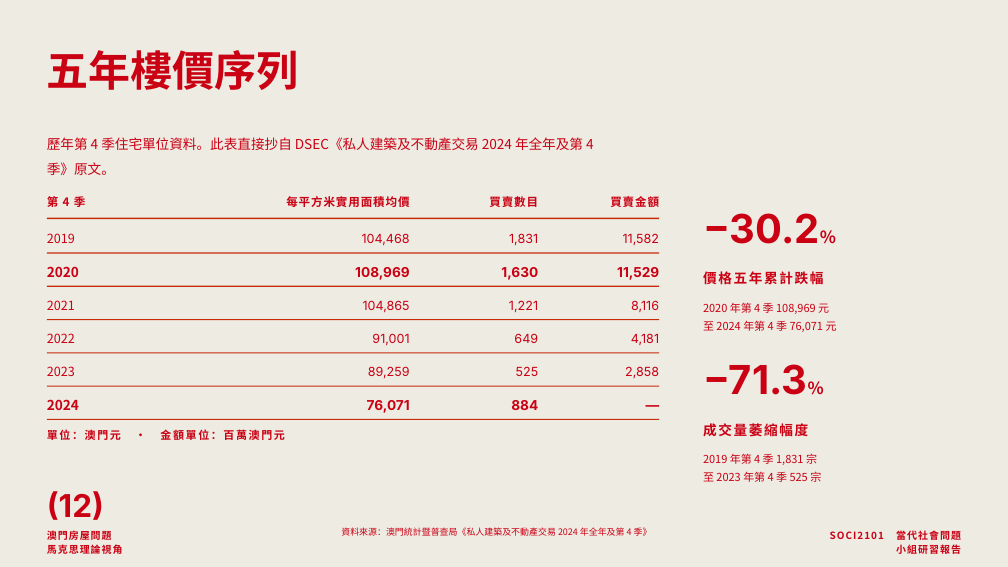
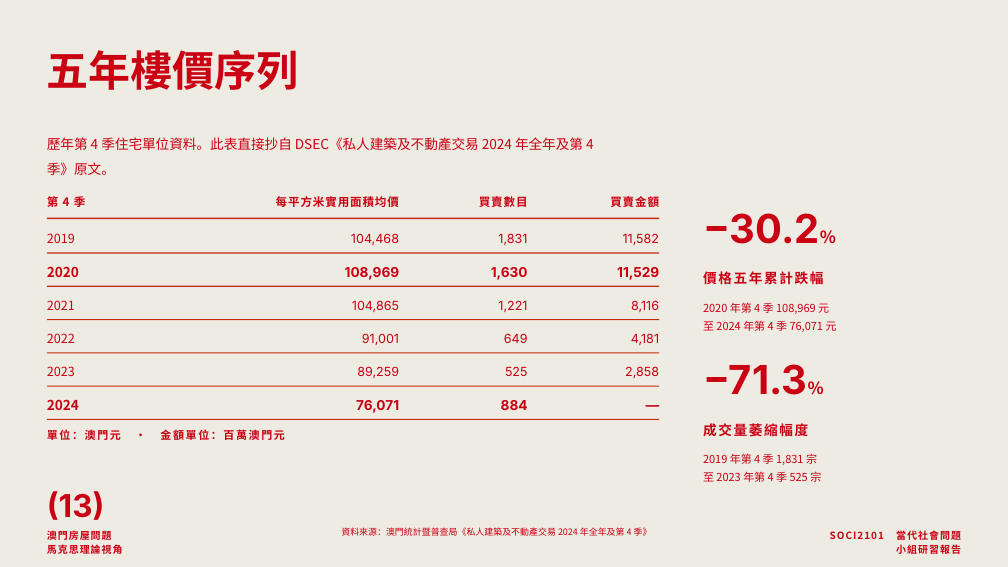
Before and after one commit to lammkiii/-, a slide deck: slide 13 of macau-housing-report/澳門房屋問題-小組研習報告.pptx (slide 12 before the commit). Drawn at 1008x567 pixels with LibreOffice and Linux fonts; fonts in the diff are those of the drawing. Boxes give left, top, right and bottom in pixels: in the first picture for what was removed or moved away, otherwise in the second. Text is boxed around its words. In the diff, an @@ line names an element or a change of style, - is before the commit and + after.

```diff
--- a/macau-housing-report/澳門房屋問題-小組研習報告.pptx
+++ b/macau-housing-report/澳門房屋問題-小組研習報告.pptx
@@ text "每平方米實用面積均價": place and size @@
-text "每平方米實用面積均價" at bbox=[286, 196, 409, 207]
+text "每平方米實用面積均價" at bbox=[276, 196, 399, 207]
@@ text "買賣數目": place and size @@
-text "買賣數目" at bbox=[489, 196, 538, 207]
+text "買賣數目" at bbox=[479, 196, 528, 207]
@@ text "104,468": place and size @@
-text "104,468" at bbox=[362, 233, 410, 246]
+text "104,468" at bbox=[351, 233, 399, 245]
@@ text "1,831": place and size @@
-text "1,831" at bbox=[509, 233, 538, 245]
+text "1,831" at bbox=[498, 233, 527, 245]
@@ text "108,969": place and size @@
-text "108,969" at bbox=[355, 267, 410, 280]
+text "108,969" at bbox=[345, 267, 400, 280]
@@ text "1,630": place and size @@
-text "1,630" at bbox=[501, 267, 538, 280]
+text "1,630" at bbox=[491, 267, 528, 280]
@@ text "104,865": place and size @@
-text "104,865" at bbox=[363, 300, 410, 313]
+text "104,865" at bbox=[352, 300, 399, 312]
@@ text "1,221": place and size @@
-text "1,221" at bbox=[509, 300, 538, 312]
+text "1,221" at bbox=[498, 300, 527, 312]
@@ text "91,001": place and size @@
-text "91,001" at bbox=[372, 333, 409, 346]
+text "91,001" at bbox=[362, 333, 399, 345]
@@ text "649": place and size @@
-text "649" at bbox=[514, 333, 538, 343]
+text "649" at bbox=[504, 333, 528, 343]
@@ text "89,259": place and size @@
-text "89,259" at bbox=[368, 366, 410, 378]
+text "89,259" at bbox=[357, 366, 399, 378]
@@ text "525": place and size @@
-text "525" at bbox=[516, 366, 539, 376]
+text "525" at bbox=[505, 366, 528, 376]
@@ text "76,071": place and size @@
-text "76,071" at bbox=[367, 400, 410, 413]
+text "76,071" at bbox=[356, 400, 399, 413]
@@ text "884": place and size @@
-text "884" at bbox=[511, 400, 538, 410]
+text "884" at bbox=[501, 400, 528, 410]
@@ text at bbox=[47, 491, 105, 520]: text changed @@
-(12)
+(13)
```
Also in this commit, not shown: 40 other slides changed, 2 slides added, 8 other files.
